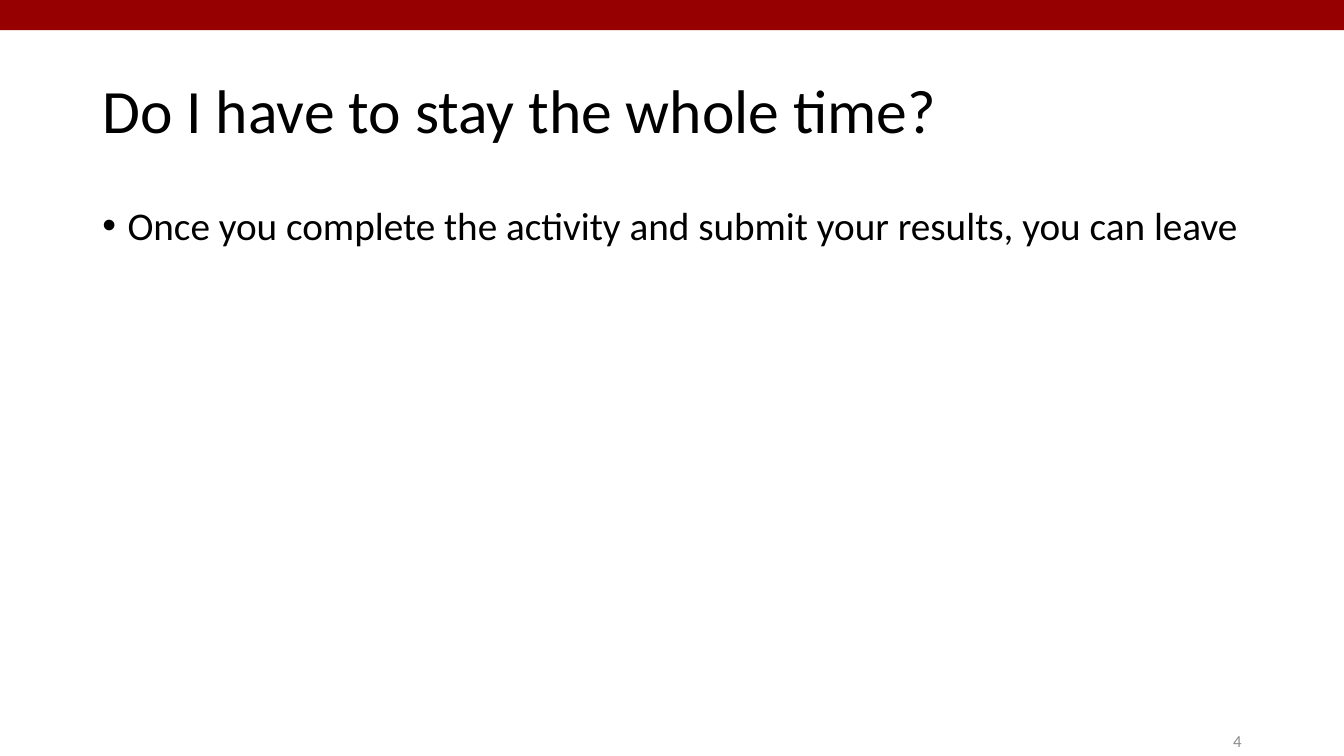
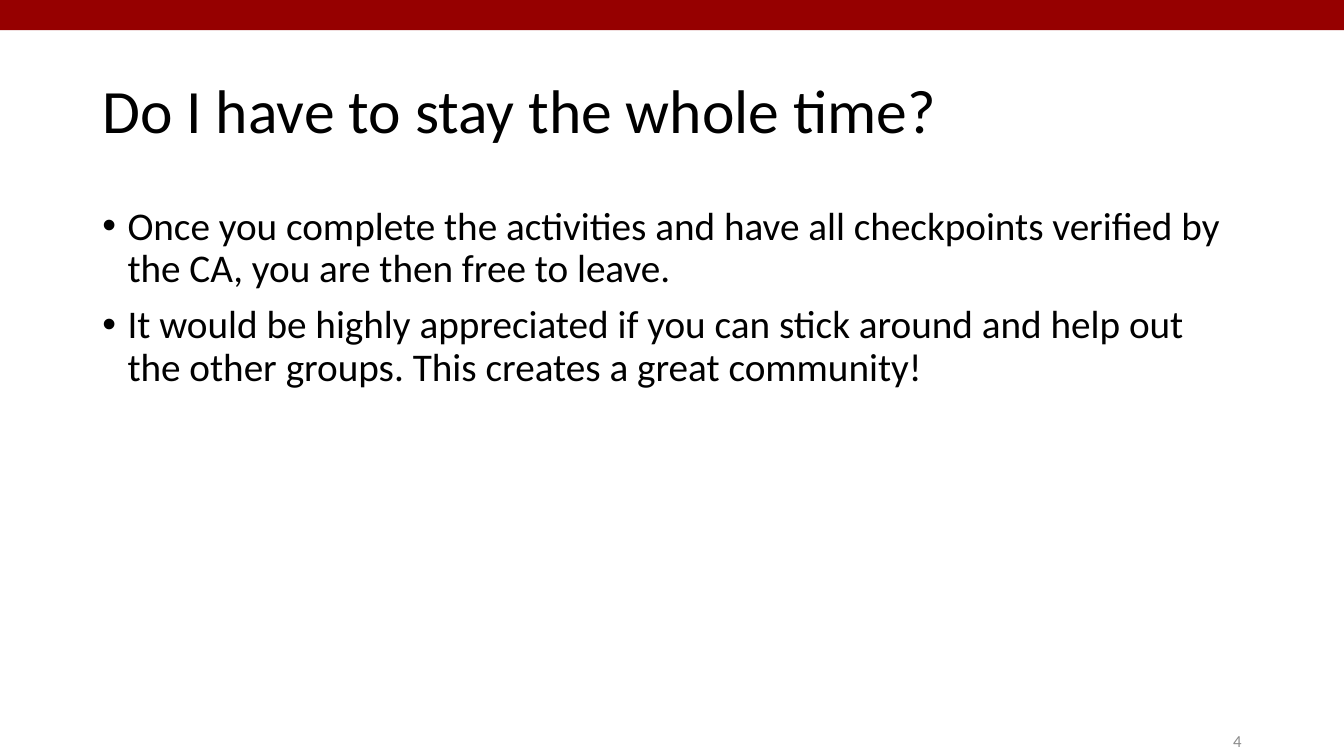
Before and after one commit to StanfordASL/PoRA-I-Sections, a slide deck: slide 4 of s1/slides/s1.pptx. Drawn at 1344x756 pixels with LibreOffice and Linux fonts; fonts in the diff are those of the drawing. Boxes give left, top, right and bottom in pixels: in the first picture for what was removed or moved away, otherwise in the second. Text is boxed around its words. In the diff, an @@ line names an element or a change of style, - is before the commit and + after.

```diff
--- a/s1/slides/s1.pptx
+++ b/s1/slides/s1.pptx
@@ text at (x1=128, y1=212, x2=1219, y2=388): text changed @@
-• Once you complete the activity and submit your results, you can leave
+• Once you complete the activities and have all checkpoints verified by the CA, you are then free to leave.
+• It would be highly appreciated if you can stick around and help out the other groups. This creates a great community!
```
Also in this commit, not shown: 6 other slides changed, 3 slides added, 6 slides removed, 4 other files.
